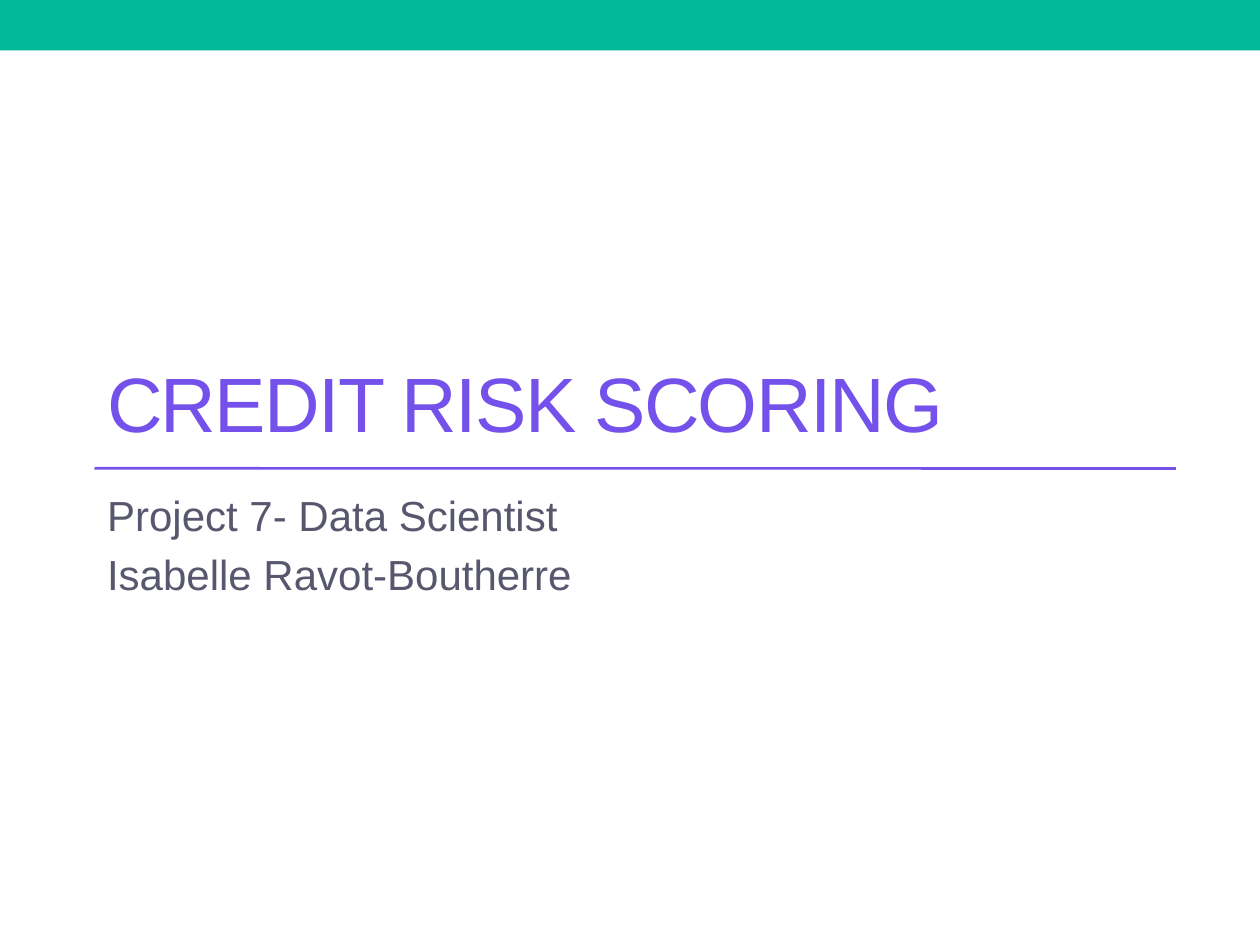
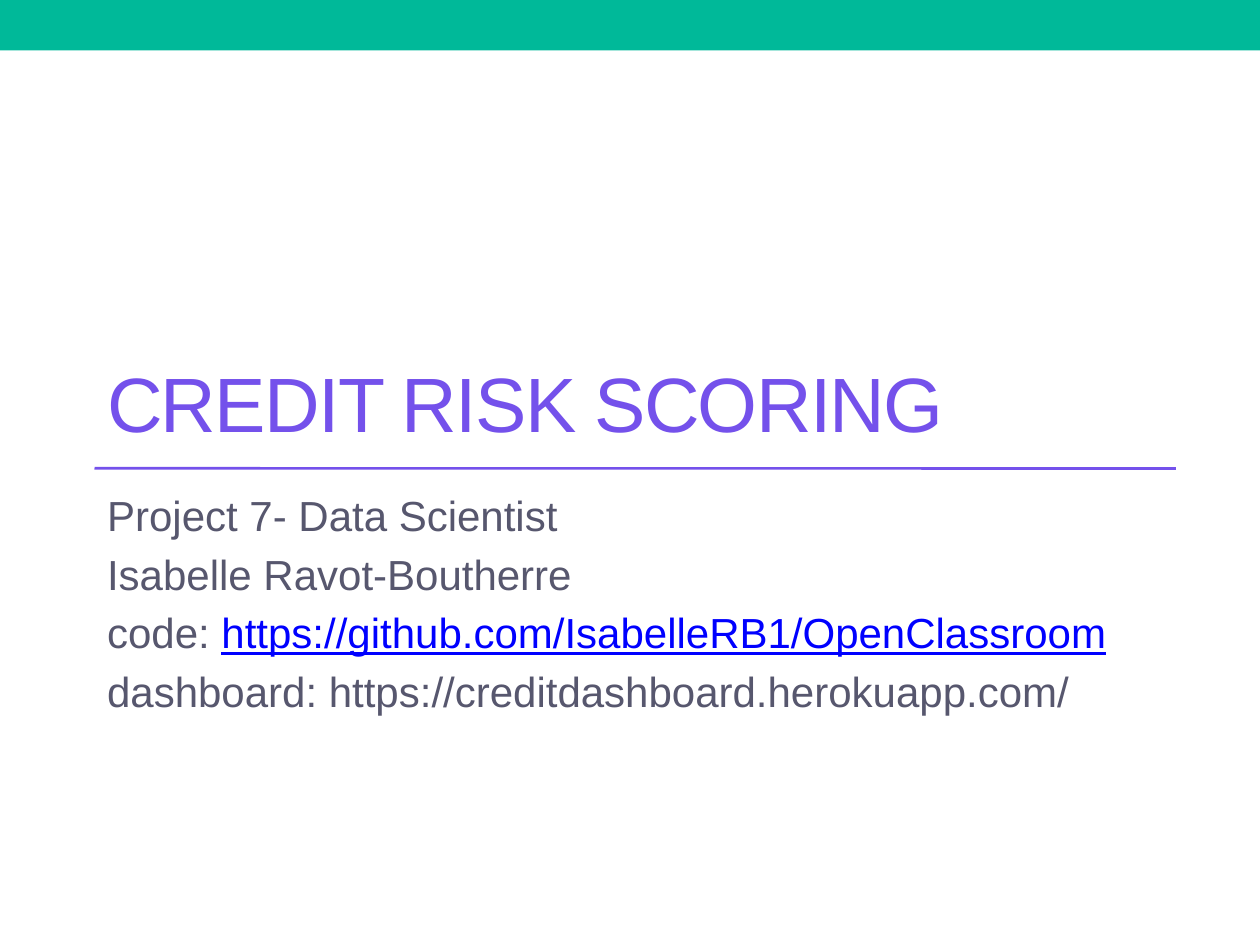
Before and after one commit to IsabelleRB1/OpenClassroom, a slide deck: slide 1 of P7_5_presentation.pptx. Drawn at 1260x945 pixels with LibreOffice and Linux fonts; fonts in the diff are those of the drawing. Boxes give left, top, right and bottom in pixels: in the first picture for what was removed or moved away, otherwise in the second. Text is boxed around its words. In the diff, an @@ line names an element or a change of style, - is before the commit and + after.

```diff
--- a/P7_5_presentation.pptx
+++ b/P7_5_presentation.pptx
@@ subtitle at bbox=[107, 617, 1106, 716]: paragraphs added @@
+code: https://github.com/IsabelleRB1/OpenClassroom
+dashboard: https://creditdashboard.herokuapp.com/
```
Also in this commit, not shown: 2 other slides changed, 1 other file.
